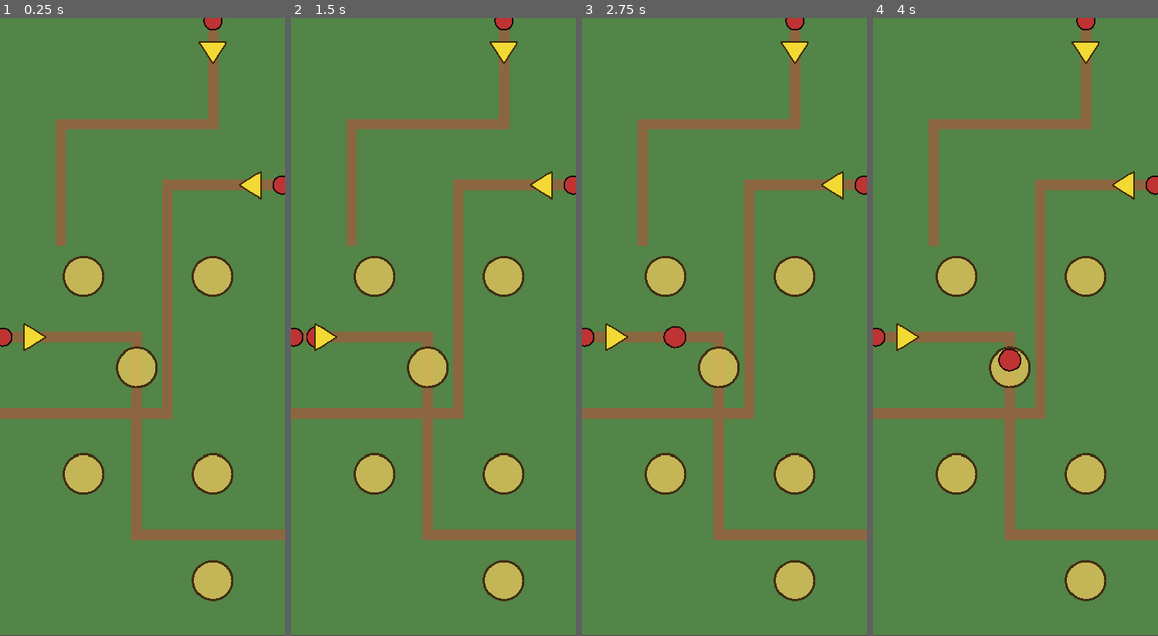
Above: before the commit, frames 1-4 (left to right).
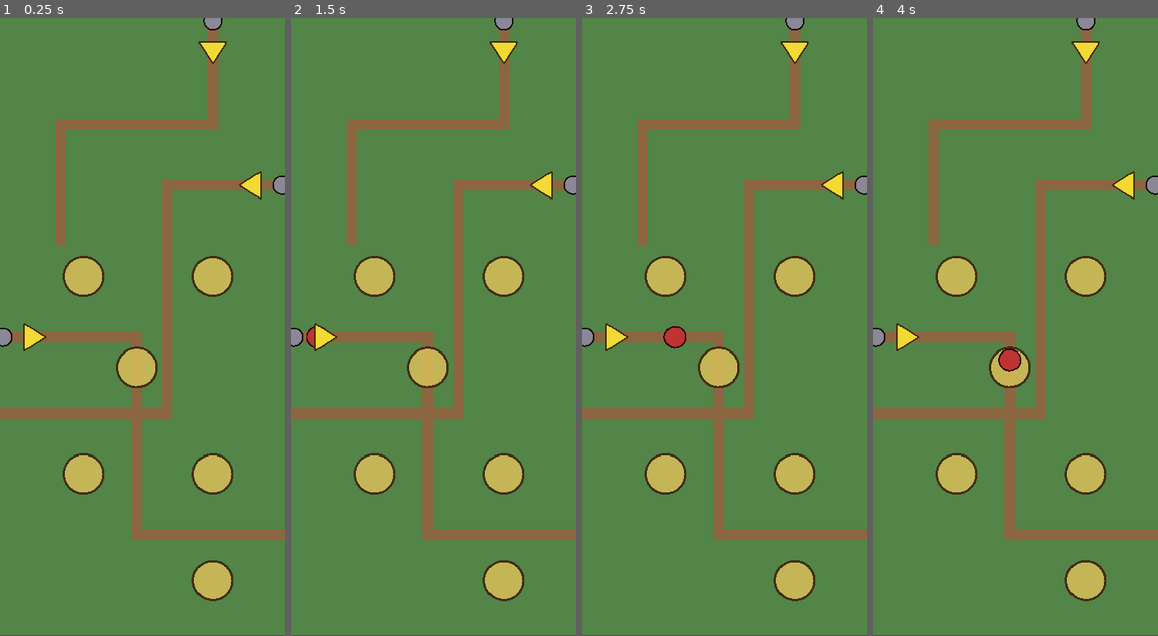
Above: after the commit, the same moments.

Repository: ookeooke/td1
Game: Godot game, scene res://main/Main.tscn
The game is run twice, just before and just after one commit, with the same random seed, the same clock (stepped at 60 frames per second) and the same inputs.
Inputs:
- Up to frame 1 (0.25 s): no input
- Up to frame 2 (1.5 s): tap Enter at 0.5 s
- Up to frame 3 (2.75 s): no input
- Up to frame 4 (4 s): no input

The runs differ from the first frame. In frame 1, 0.3% of the frame differs, in the area x 0-100%, y 0-53%; in frame 2, 0.3%; in frame 3, 0.3%; in frame 4, 0.3%.

Commit message:
Desaturate SpawnMarker icon placeholder
The red enemy-icon placeholder on each SpawnMarker was visually identical
to live Phase 4 enemies (red disc), making it look like 3 enemies were
spawned when only 1 was moving. Shift icon color to muted slate so
placeholders are clearly distinct from active enemies.

Co-Authored-By: Claude Opus 4.6 <noreply@anthropic.com>

Diff:
--- a/map/SpawnMarker.gd
+++ b/map/SpawnMarker.gd
@@ -6,7 +6,7 @@
 
 @export var path_id: String = ""
 @export_range(0.0, 360.0) var direction_degrees: float = 0.0
-@export var enemy_icon_color: Color = Color(0.75, 0.2, 0.2)
+@export var enemy_icon_color: Color = Color(0.55, 0.55, 0.65, 0.85)
 
 
 func _ready() -> void:
Not shown: 1 places in enemies/EnemyBasic.tscn that only renumber resources
